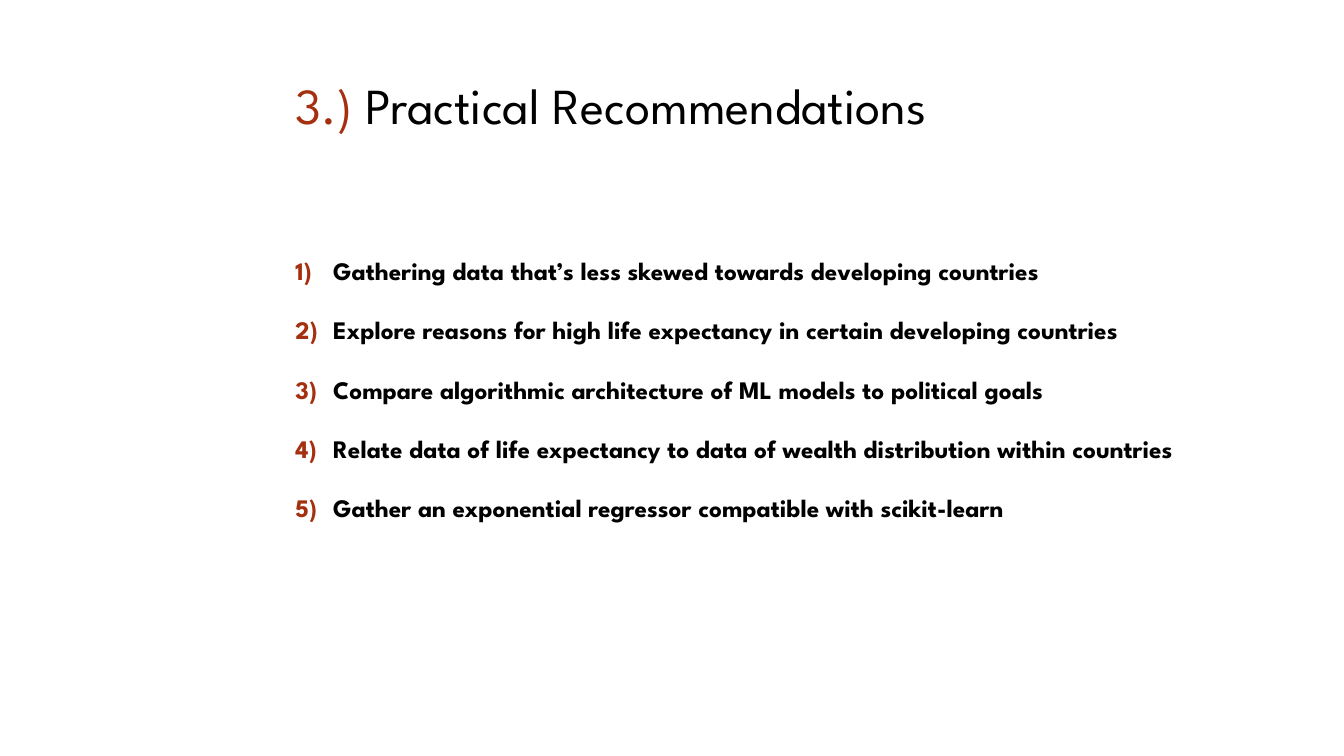
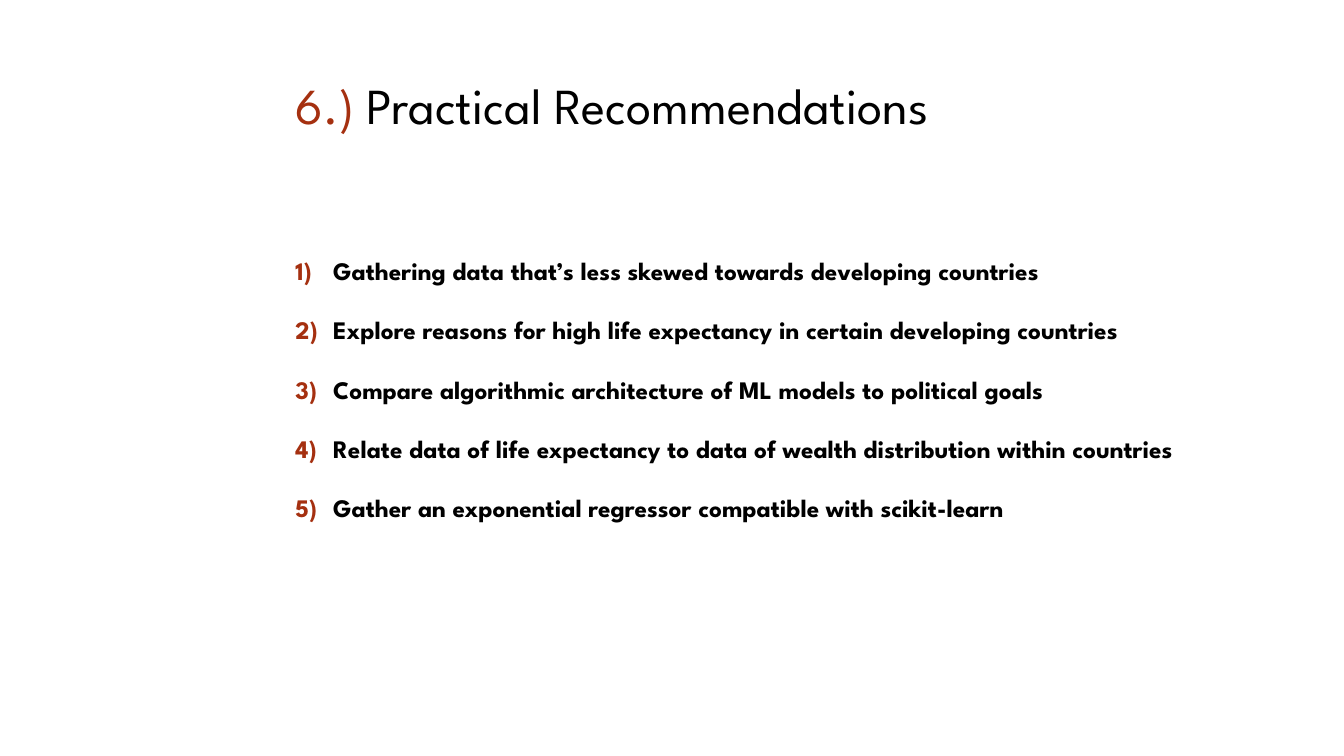
Before and after one commit to lepetitnoir/ML_WHO_Life_Expectancy, a slide deck: slide 13 of Presentation_WHO.pptx (slide 12 before the commit). Drawn at 1344x756 pixels with LibreOffice and Linux fonts; fonts in the diff are those of the drawing; background and template pictures are left out. Boxes give left, top, right and bottom in pixels: in the first picture for what was removed or moved away, otherwise in the second. Text is boxed around its words. In the diff, an @@ line names an element or a change of style, - is before the commit and + after.

```diff
--- a/Presentation_WHO.pptx
+++ b/Presentation_WHO.pptx
@@ title at [296, 89, 928, 134]: text changed @@
-3.) Practical Recommendations
+6.) Practical Recommendations
```
Also in this commit, not shown: 1 other slide changed, 1 slide added, 2 other files.
